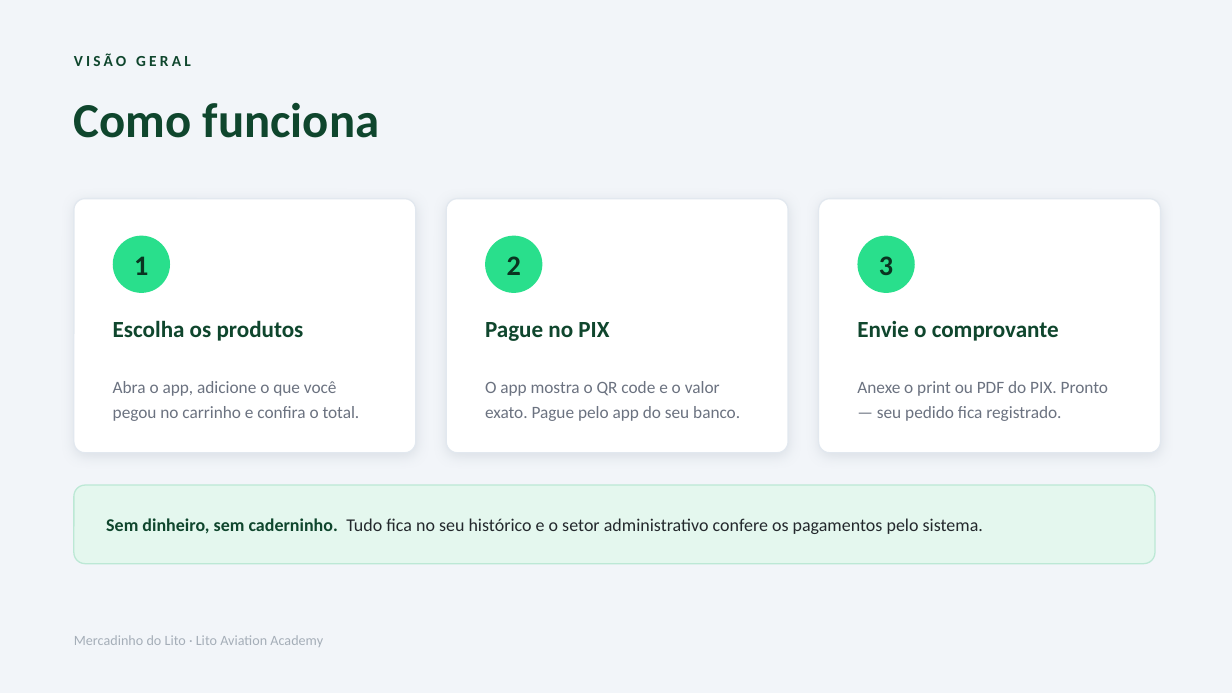
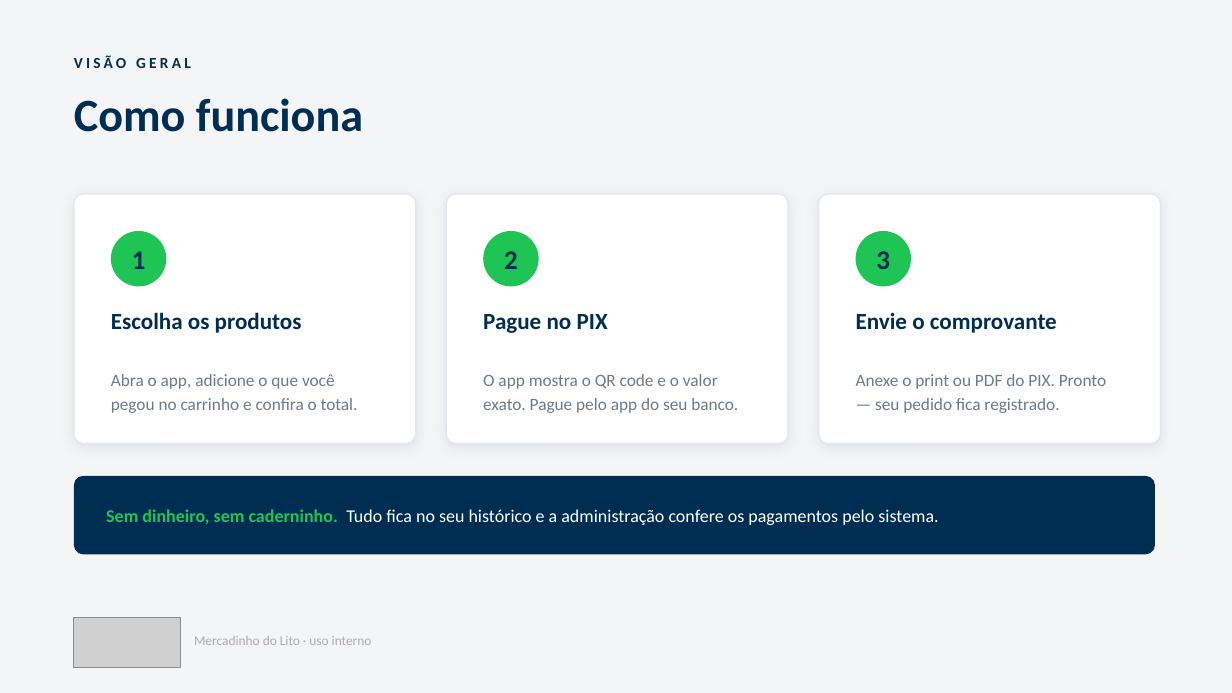
Before and after one commit to LitoGroup/mercadinho, a slide deck: slide 2 of docs/Mercadinho-do-Lito-como-usar.pptx. Drawn at 1232x693 pixels with LibreOffice and Linux fonts; fonts in the diff are those of the drawing; grey boxes stand for pictures. Boxes give left, top, right and bottom in pixels: in the first picture for what was removed or moved away, otherwise in the second. Text is boxed around its words. In the diff, an @@ line names an element or a change of style, - is before the commit and + after.

```diff
--- a/docs/Mercadinho-do-Lito-como-usar.pptx
+++ b/docs/Mercadinho-do-Lito-como-usar.pptx
@@ background #F2F5F9 to #F4F5F7 @@
@@ text colour #0F462D to #002E53 in 4 elements at <box>111,312,302,333</box>, <box>483,314,608,333</box>, <box>856,313,1057,333</box>, <box>74,55,191,68</box> @@
@@ text "Como funciona" at <box>74,98,363,132</box>: size 38 to 36 pt, text colour #0F462D to #002E53 @@
@@ rounded rectangle: place and size @@
-rounded rectangle at <box>74,199,416,453</box>
+rounded rectangle at <box>74,194,416,444</box>
@@ rounded rectangle: place and size @@
-rounded rectangle at <box>446,199,788,453</box>
+rounded rectangle at <box>446,194,788,444</box>
@@ outline #E2E8EF 1 pt to #E3E6EA 1 pt; shadow changed; proportions changed in 3 elements at <box>74,194,416,444</box>, <box>446,194,788,444</box>, <box>819,194,1161,444</box> @@
@@ rounded rectangle: place and size @@
-rounded rectangle at <box>819,199,1161,453</box>
+rounded rectangle at <box>819,194,1161,444</box>
@@ 6 texts, 3 ellipses: place and size @@
-6 texts, 3 ellipses at <box>113,236,1108,421</box>
+6 texts, 3 ellipses at <box>111,231,1106,413</box>
@@ fill #29DF8C to #1EC555 in 3 elements at <box>111,231,166,287</box>, <box>856,231,911,287</box>, <box>483,231,539,287</box> @@
@@ size 22 to 21 pt, text colour #0A3421 to #002E53 in 3 elements at <box>132,251,146,269</box>, <box>504,251,518,269</box>, <box>876,251,890,269</box> @@
@@ text colour #6B7280 to #6E7A87 in 3 elements at <box>483,374,738,413</box>, <box>856,374,1106,413</box>, <box>111,374,358,413</box> @@
@@ rounded rectangle: place and size @@
-rounded rectangle at <box>74,485,1155,564</box>
+rounded rectangle at <box>74,476,1155,555</box>
@@ rounded rectangle at <box>74,476,1155,555</box>: fill #E4F7EE to #002E53; outline #BCE8D5 1 pt to none; proportions changed @@
@@ text at <box>106,509,938,525</box>: text changed; text colour #23282C to #FFFFFF @@
-Sem dinheiro, sem caderninho. Tudo fica no seu histórico e o setor administrativo confere os pagamentos pelo sistema.
+Sem dinheiro, sem caderninho. Tudo fica no seu histórico e a administração confere os pagamentos pelo sistema.
@@ picture added at <box>74,617,180,667</box> @@
@@ text at <box>194,636,372,645</box>: text changed; size 11 to 10.5 pt; text colour #A5AEB8 to #B0AAAA @@
-Mercadinho do Lito · Lito Aviation Academy
+Mercadinho do Lito · uso interno
```
Also in this commit, not shown: 8 other slides changed.
